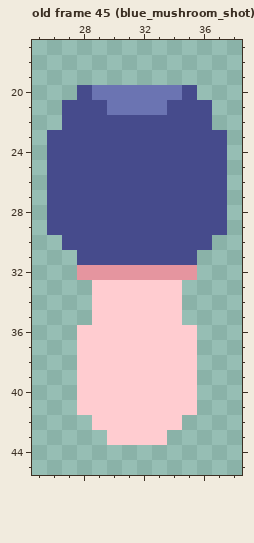
One commit to this pixel-art file: public/assets/images/atlas.aseprite. The picture above is the old version.
64x64 pixels, 45 frames. Shown: old frame 45 (blue_mushroom_shot): x 25..38, y 17..45. The commit also changed other frames, which this record leaves out.
The same view after the edit:
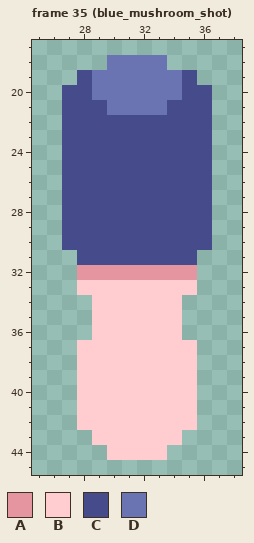
Palette (. is transparent): A #e5959f  B #ffccd0  C #464b8c  D #6b74b2
Diff:
frames 45 -> 36
Frame 35 (blue_mushroom_shot) against old frame 45 (blue_mushroom_shot), layer "Layer 1":
y 18: x 30..33 .... -> DDDD
y 19: x 28..35 ........ -> CDDDDDDC
y 20: x 27 . -> C; x 36 . -> C
y 23..29: x 26 C -> .; x 37 C -> .
y 33: x 28 . -> B; x 35 . -> B
y 36: x 28 B -> .; x 35 B -> .
y 42: x 28 . -> B; x 35 . -> B
y 43: x 29 . -> B; x 34 . -> B
y 44: x 30..33 .... -> BBBB
Boxes around the changes in both pictures, in picture pixels (x1, y1, x2, y2):
changed: (47, 55, 227, 340)
added: (77, 415, 197, 460)
